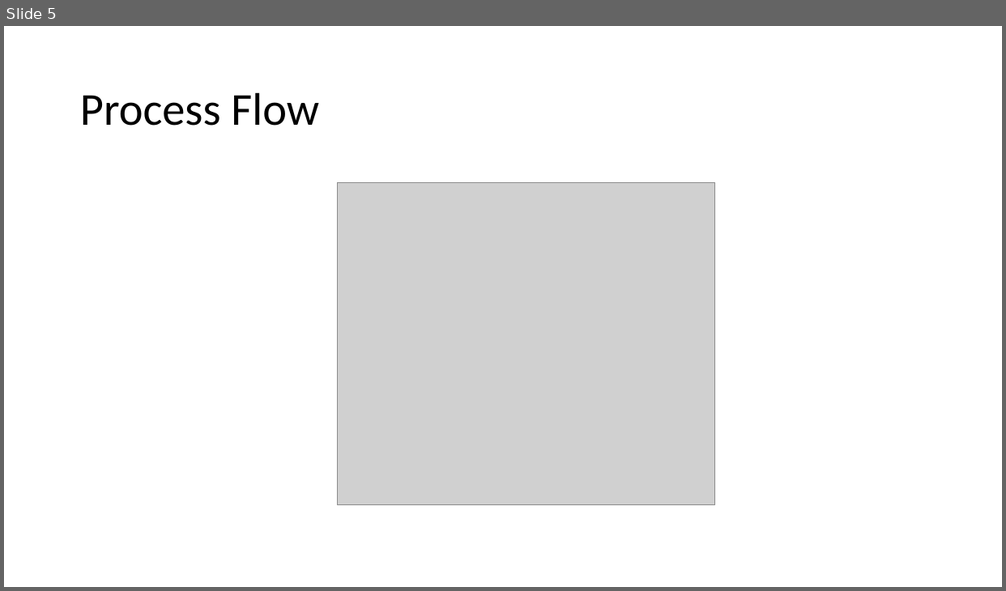
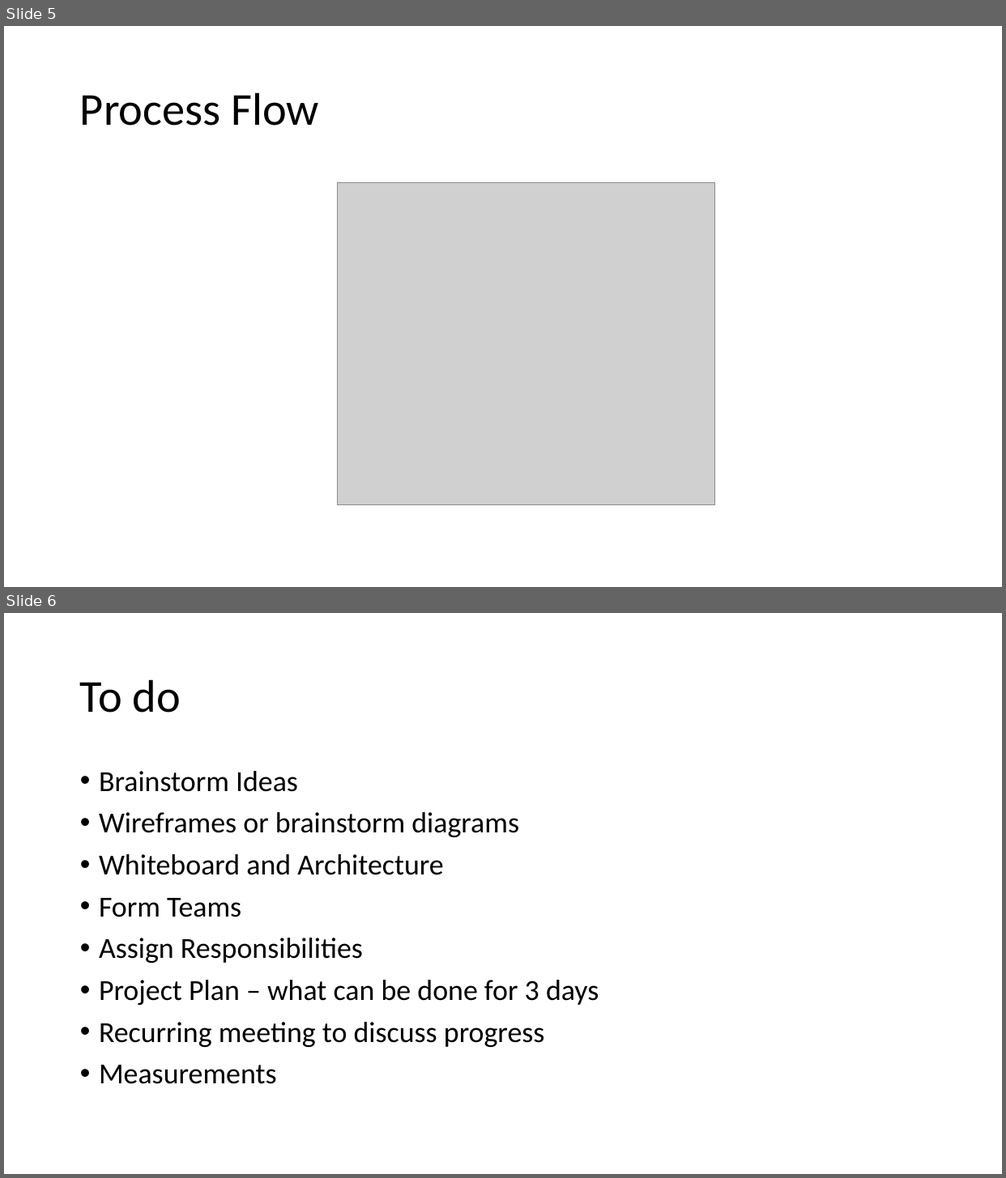
Before and after one commit to mickinch/EHSHumanWellBeing, a slide deck: Employee Well Being.pptx. Shown one above the other, each under a label of ours: slide 5 before the commit, slides 5 and 6 after it. The pictures are 1006x591 and 1006x1178 pixels, drawn with LibreOffice and Linux fonts; fonts in the diff are those of the drawing; grey boxes stand for pictures. Boxes give left, top, right and bottom in pixels: in the first picture for what was removed or moved away, otherwise in the second. Text is boxed around its words. In the diff, an @@ line names an element or a change of style, - is before the commit and + after.

```diff
--- a/Employee Well Being.pptx
+++ b/Employee Well Being.pptx
@@ slide 6 added at <box>4,613,1002,1174</box>, background #FFFFFF @@
@@ title added at <box>80,679,181,713</box>, 44 pt, text #000000 @@
+To do
@@ text added at <box>99,771,599,1084</box>, 28 pt, text #000000 @@
+• Brainstorm Ideas
+• Wireframes or brainstorm diagrams
+• Whiteboard and Architecture
+• Form Teams
+• Assign Responsibilities
+• Project Plan – what can be done for 3 days
+• Recurring meeting to discuss progress
+• Measurements
```
Also in this commit, not shown: 1 other slide added.
